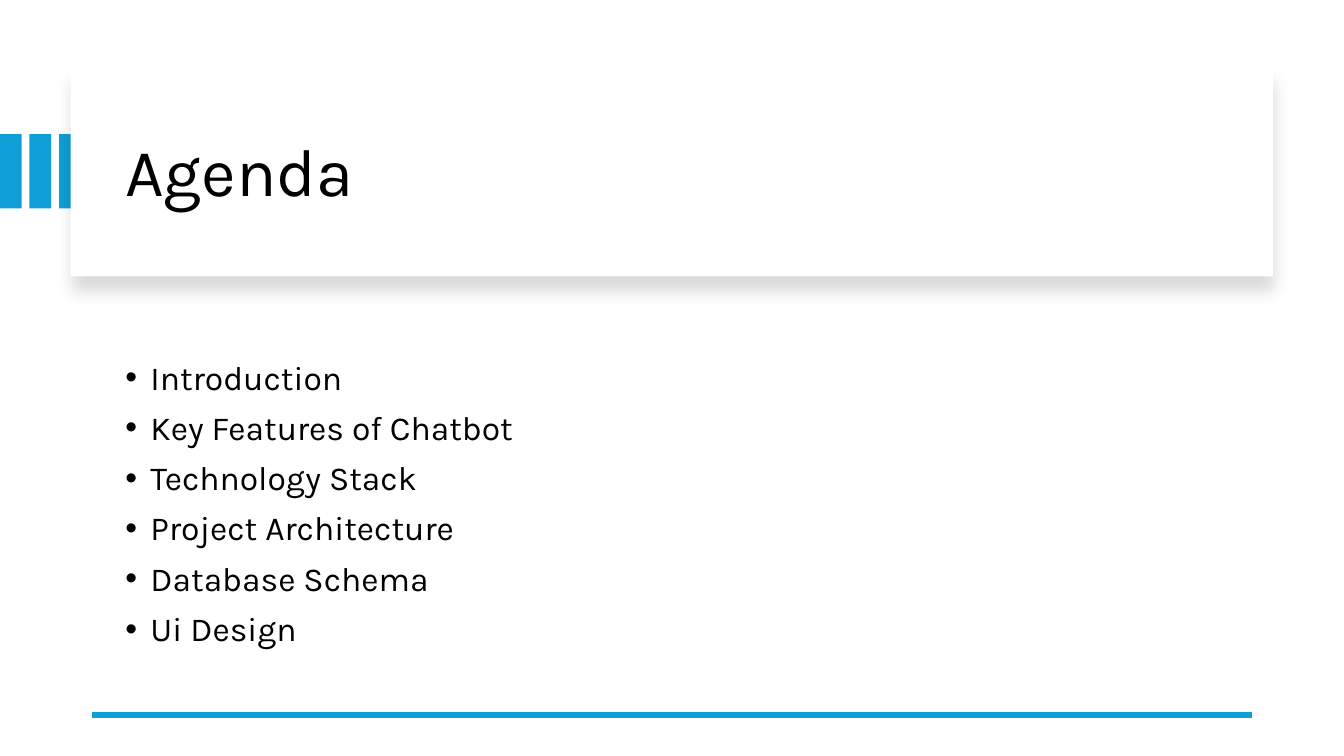
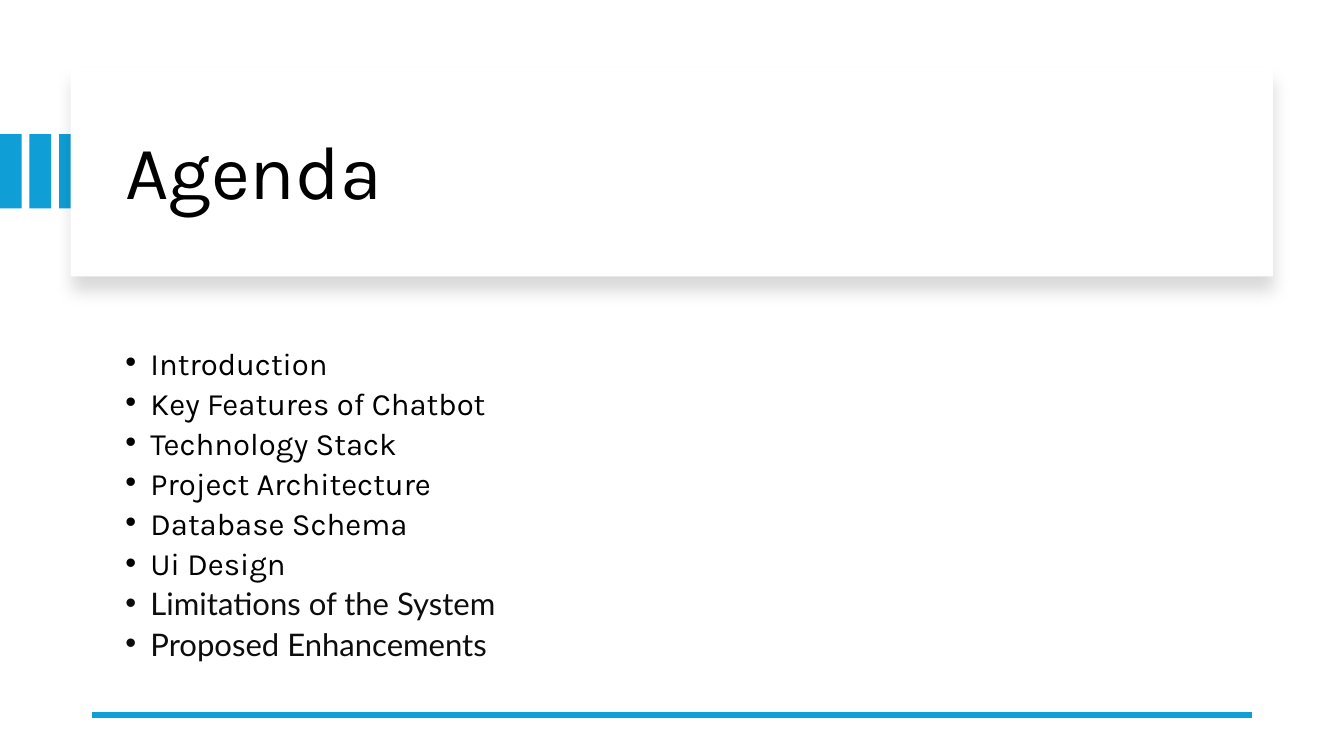
Before and after one commit to SonaniAkshit/university-chatbot-web, a slide deck: slide 2 of University_Chatbot Documentations/Gujarat Vidyapith Chatbot with Design.pptx. Drawn at 1344x756 pixels with LibreOffice and Linux fonts; fonts in the diff are those of the drawing. Boxes give left, top, right and bottom in pixels: in the first picture for what was removed or moved away, otherwise in the second. Text is boxed around its words. In the diff, an @@ line names an element or a change of style, - is before the commit and + after.

Commit message:
Update and clean up Gujarat Vidyapith Chatbot docs
Renamed the merged PDF to 'Final', updated multiple documentation files, and removed outdated presentation and 'Thank You' documents to streamline the documentation set.

```diff
--- a/University_Chatbot Documentations/Gujarat Vidyapith Chatbot with Design.pptx
+++ b/University_Chatbot Documentations/Gujarat Vidyapith Chatbot with Design.pptx
@@ title "Agenda" at (x1=125, y1=147, x2=382, y2=218): size 48 to 54 pt @@
@@ text "Introduction" moved from (x1=150, y1=367, x2=513, y2=650) to (x1=150, y1=393, x2=495, y2=661) @@
@@ text at (x1=150, y1=393, x2=486, y2=583): size 24 to 22.2 pt in "Introduction", "Key Features of Chatbot", "Technology Stack", "Project Architecture" and 2 more places; line spacing 0.9 to 0.7 @@
@@ text at (x1=150, y1=592, x2=495, y2=661): paragraphs added @@
+• Limitations of the System
+• Proposed Enhancements
```
Also in this commit, not shown: 16 other slides changed, 22 slides added, 11 slides removed, 7 other files.
